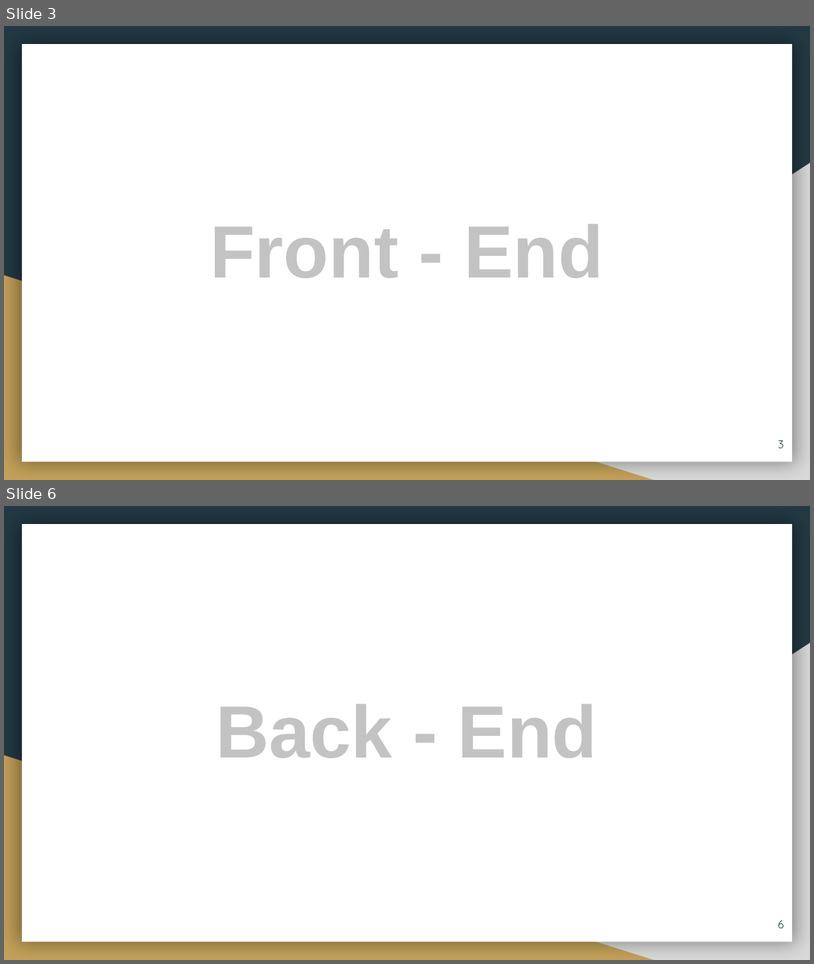
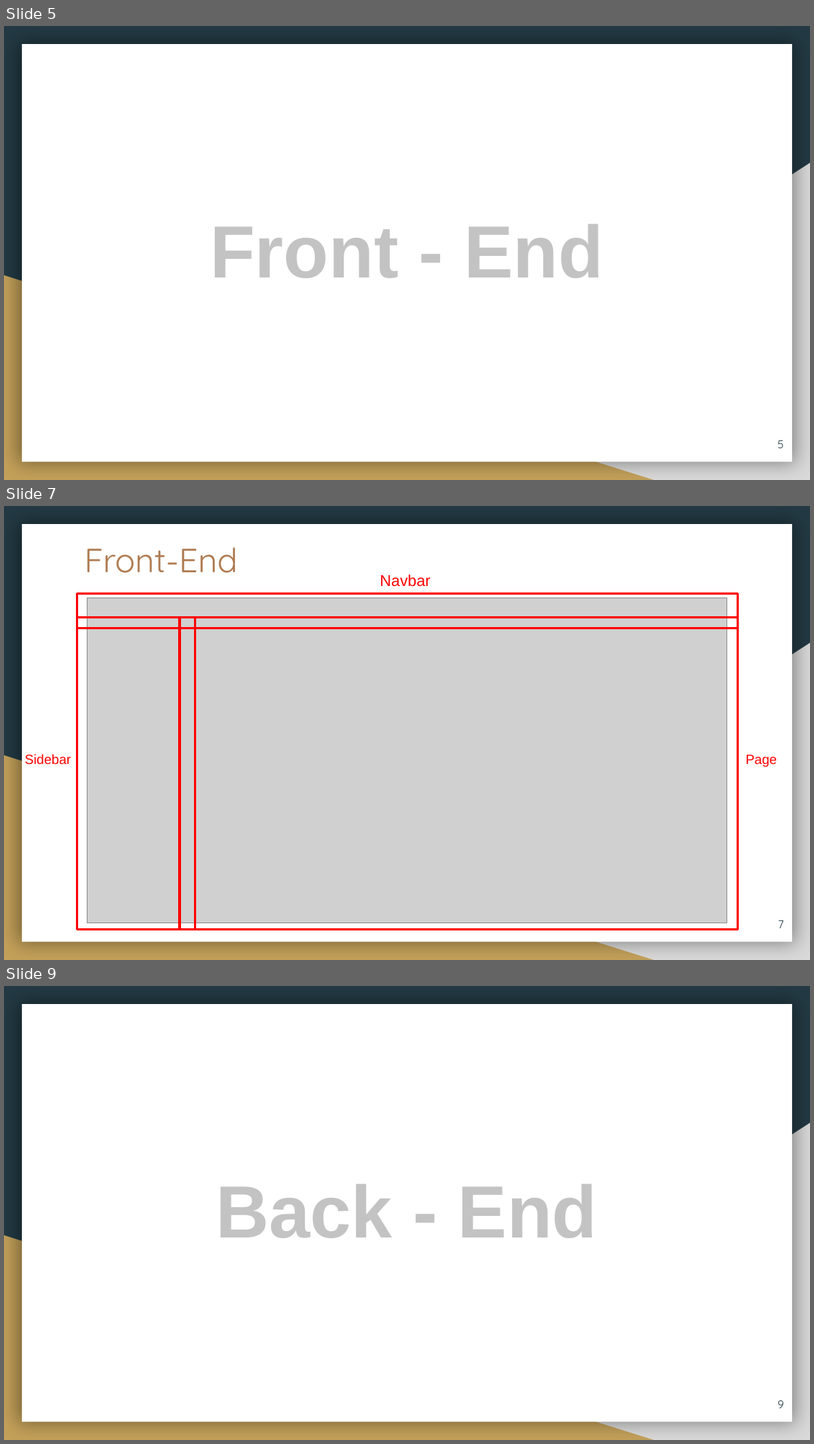
Before and after one commit to Jeffrey-maker/to-do-list, a slide deck: To Do List.pptx. Shown one above the other, each under a label of ours: slides 3 and 6 before the commit, slides 5, 7 and 9 after it; the slides between them are not shown. The pictures are 814x964 and 814x1444 pixels, drawn with LibreOffice and Linux fonts; fonts in the diff are those of the drawing; grey boxes stand for pictures. Boxes give left, top, right and bottom in pixels: in the first picture for what was removed or moved away, otherwise in the second. Text is boxed around its words. In the diff, an @@ line names an element or a change of style, - is before the commit and + after.

```diff
--- a/To Do List.pptx
+++ b/To Do List.pptx
@@ slide 7 added at (4,506,810,960), background #233A44; not listed: 3 template elements that a slide beside it also shows @@
@@ title added at (85,547,238,573), 30 pt, text #AF7B51 @@
+Front-End
@@ text added at (380,574,430,587), 14 pt, text #FF0000 @@
+Navbar
@@ rectangle added at (77,593,738,628), outline #FF0000 2 pt @@
@@ picture added at (87,598,728,923) @@
@@ rectangle added at (77,618,196,929), outline #FF0000 2 pt @@
@@ rectangle added at (180,618,738,929), outline #FF0000 2 pt @@
@@ text added at (25,754,71,764), 12 pt, text #FF0000 @@
+Sidebar
@@ text added at (746,754,778,767), 12 pt, text #FF0000 @@
+Page
@@ page number added at (779,920,784,928), 10 pt, text #233A44 @@
+7
@@ what was slide 3 is now slide 5 @@
@@ page number at (778,440,784,448): text changed @@
-3
+5
@@ what was slide 6 is now slide 9 @@
@@ page number at (778,1400,784,1408): text changed @@
-6
+9
```
Also in this commit, not shown: 3 slides changed, 2 other slides added, 2 other files.
